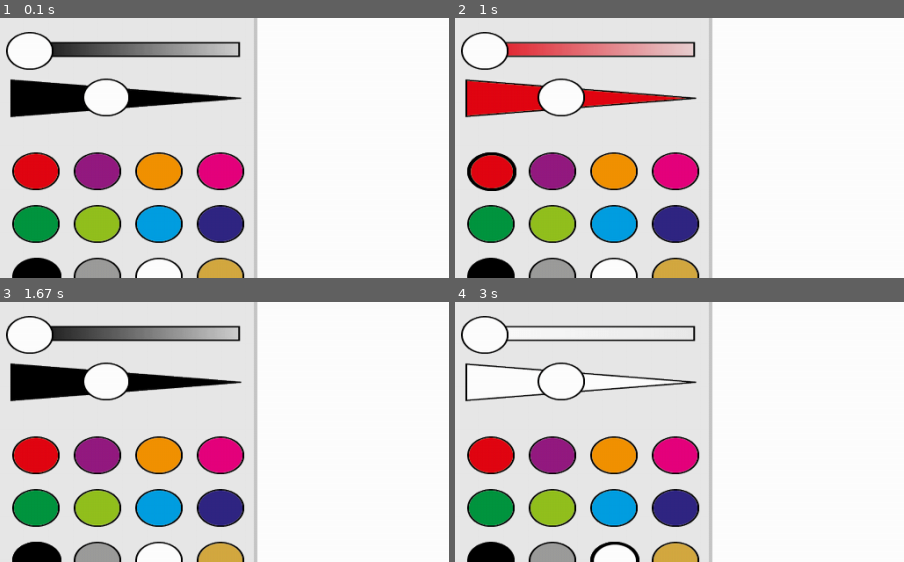
Above: before the commit, frames 1-4 (two rows, left to right).
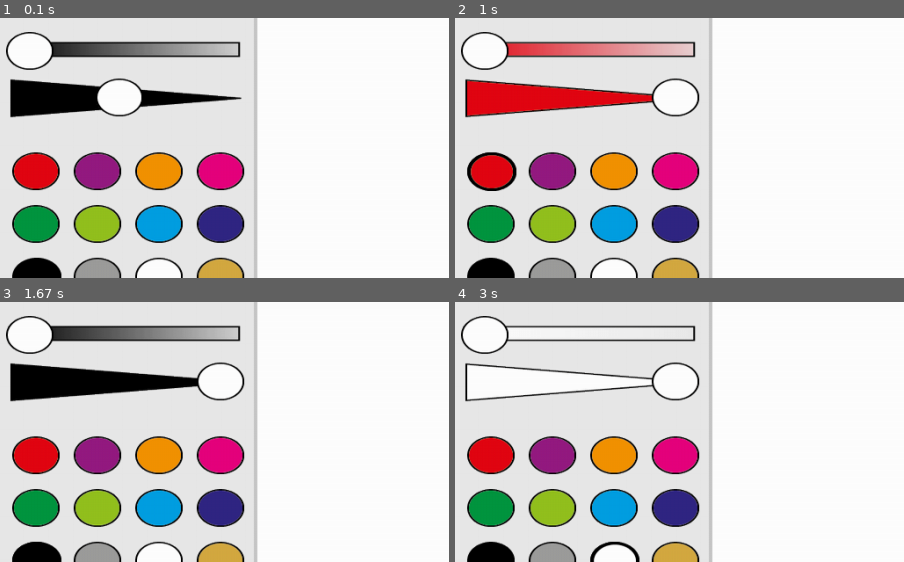
Above: after the commit, the same moments.

Repository: OutsideTheBoxProject/D
Game: pygame game, started from PiDev/drawing.py
Two runs of this game, one before a commit and one after it. Both use one fixed random seed, a clock stepped at 60 frames per second and the inputs below. The source is Python 2; it was converted automatically to run under Python 3.
Inputs (mouse positions are % of the whole screen's width and height, from its top left):
- Up to frame 1 (0.1 s): no input
- Up to frame 2 (1 s): press the mouse at (14, 57) at 0.37 s; move the mouse to (43, 38) at 0.47 s; release the mouse at (72, 19) at 0.6 s; press the mouse at (4, 71) at 0.7 s; move the mouse to (10, 43) at 0.8 s; release the mouse at (17, 15) at 0.93 s
- Up to frame 3 (1.67 s): press the mouse at (4, 91) at 1.2 s; move the mouse to (43, 55) at 1.3 s; release the mouse at (83, 18) at 1.43 s; move the mouse to (18, 71) at 1.63 s
- Up to frame 4 (3 s): press the mouse at (18, 71) at 1.67 s; move the mouse to (47, 42) at 1.77 s; release the mouse at (76, 12) at 1.9 s; press the mouse at (18, 91) at 2.37 s; move the mouse to (51, 80) at 2.47 s; release the mouse at (85, 70) at 2.6 s
The pictures show only the part of the screen within x 0-50%, y 42-92%; the shares and areas given below are measured in that part.

The runs differ from the first frame. In frame 1, 0.9% of the frame differs, in the area x 18-32%, y 23-39%; in frame 2, 1.6%, in the area x 18-55%, y 23-39%; in frame 3, 1.6%; in frame 4, 0.9%.

Commit message:
line width adjustable

Diff:
--- a/PiDev/constants.py
+++ b/PiDev/constants.py
@@ -95,8 +95,11 @@
 SAVECOORDS = (155,194)
 OPACITYCOORDS = (10,273)
 OPACITYSLIDELEFT = (8,263)
+OPACITYSLIDERIGHT = (225,263)
 LINECOORDS = (10,315)
-LINESLIDEMIDDLE = (95,316)
+LINESLIDEMIDDLE = (110,316)
+LINESLIDELEFT = (8,316)
+LINESLIDERIGHT = (225,316)
 REDCOORDS = (15,400)
 PURPLECOORDS = (85,400)
 ORANGECOORDS = (155,400)
@@ -109,3 +112,6 @@
 GRAYCOORDS = (85,520)
 WHITECOORDS = (155,520)
 BEIGECOORDS = (225,520)
+
+LINEMAX = 25
+LINEMIN = 1
--- a/PiDev/drawing.py
+++ b/PiDev/drawing.py
@@ -18,10 +18,13 @@
 
 # control variable for mouse
 mouseDown = False
+lineProcess = False
 
 # control variable for line points
 prevx = prevy = mousex = mousey = -1
 colours = list(menu.colours)
+buttons = list(menu.buttons)
+
 
 
 # Pygame Loop
@@ -54,10 +57,31 @@
 			if x > con.MENURIGHT + .5 * (lineWidth + con.MENUBORDER):
 				mouseDown = True
 			#functional interaction
+			for button in buttons:
+				if button.rect.collidepoint(event.pos):
+					#new image
+					if button.img == con.NEW:
+						#first save it (coming soon)
+						menu.new_image()
+					# line width
+					if button == menu.lineSlide:
+						lineProcess = True
+						prevx = button.coords[0]
 
 
 		#toggle mouse button
 		if event.type == MOUSEBUTTONUP:
+			# for toggling line width
+			if lineProcess:
+				x, y = event.pos
+				if x > con.LINESLIDERIGHT[0]:
+					x = con.LINESLIDERIGHT[0]
+				elif x < con.LINESLIDELEFT[0]:
+					x = con.LINESLIDELEFT[0]
+				y = con.LINESLIDELEFT[1]
+				lineWidth = menu.update_lineslide(x, y, colour)
+				lineProcess = False
+			# for drawing
 			prevx = prevy = -1
 			mouseDown = False
 
--- a/PiDev/menuHandler.py
+++ b/PiDev/menuHandler.py
@@ -194,7 +194,7 @@
 		line.rect = draw_button(con.LINEWHITE, line.coords)
 	elif newColour == con.BEIGE:
 		line.rect = draw_button(con.LINEBEIGE, line.coords)
-	draw_button(lineSlide.img, lineSlide.coords)
+	lineSlide.rect = draw_button(lineSlide.img, lineSlide.coords)
 
 
 # updates the sliders according to colour
@@ -214,3 +214,17 @@
 			update_sliders(c.rgb)
 
 	pygame.display.flip()
+
+# clear drawing area
+def new_image():
+	x = con.MENURIGHT + 0.7 * con.MENUBORDER
+	pygame.draw.rect(screen, con.WHITE, (x, 0, con.SCREENWIDTH-x, con.SCREENHEIGHT))
+	pygame.display.flip()
+
+# imaging interaction
+def update_lineslide(x, y, colour):
+	print "updating with " + str(x) + " and " + str(y)
+	lineSlide.coords = (x, y)
+	update_line_slider(colour)
+	pygame.display.flip()
+	return 26 - int(x/9)
Not shown, changed: PiDev/constants.pyc
Not shown, changed: PiDev/menuHandler.pyc
